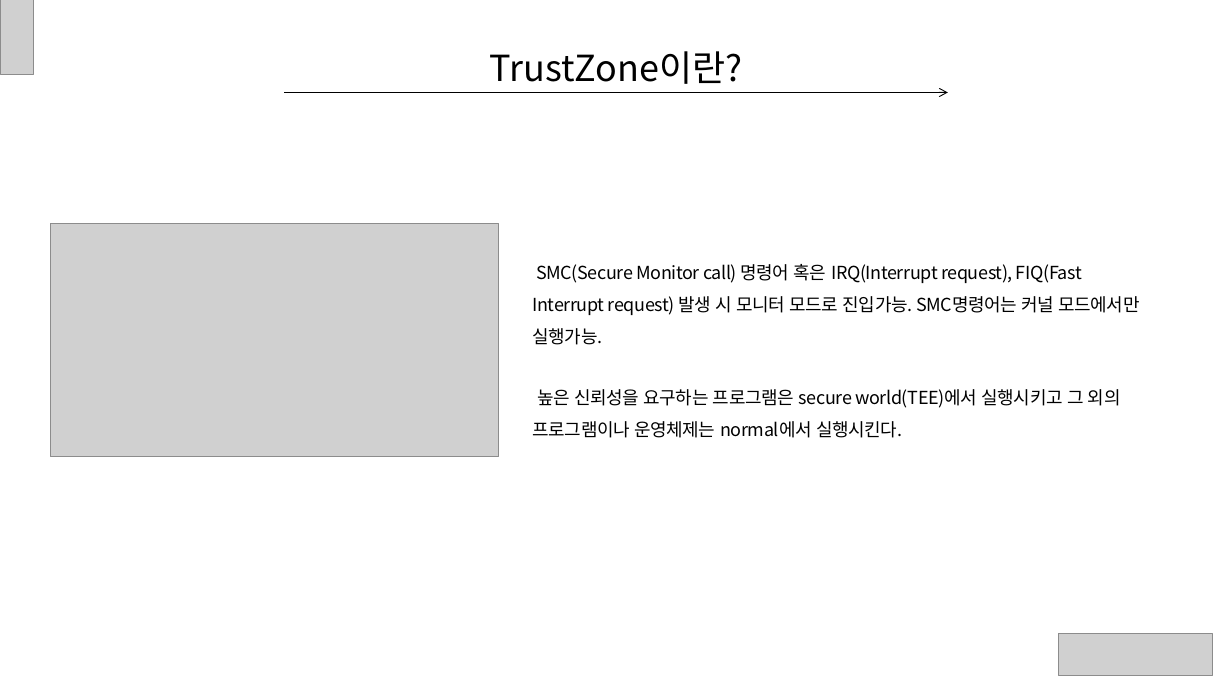
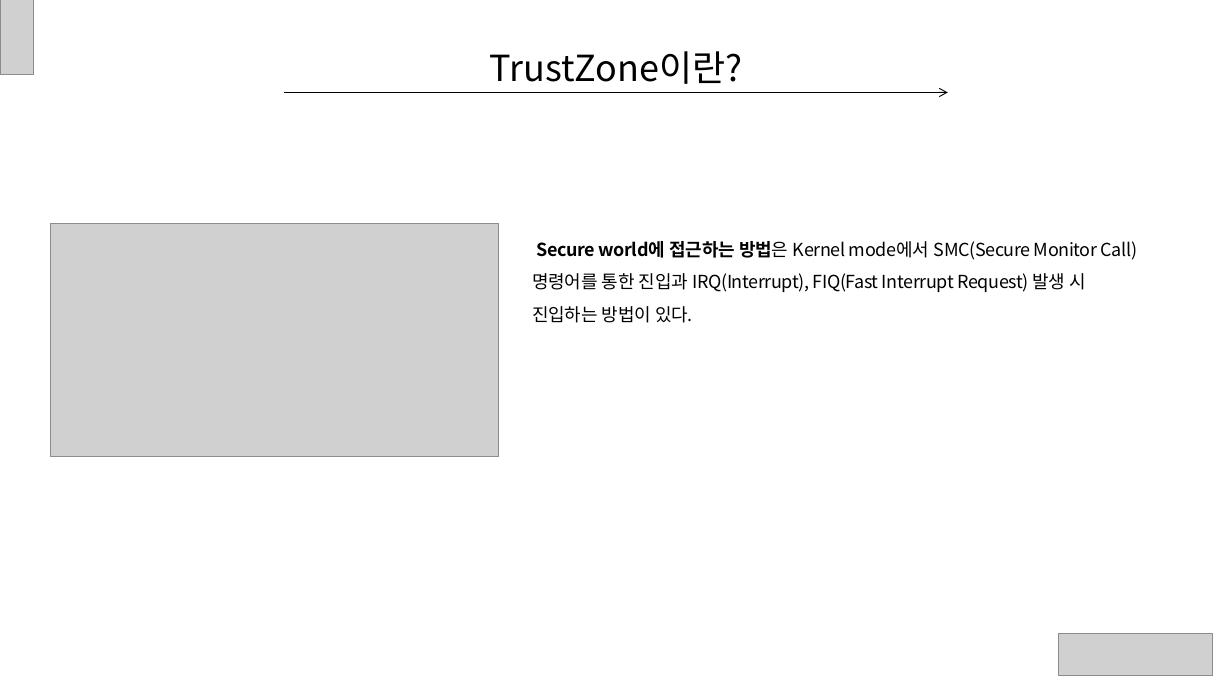
Before and after one commit to ryusangwon/Arm-Trustzone, a slide deck: slide 10 of Trustzone.pptx. Drawn at 1232x693 pixels with LibreOffice and Linux fonts; fonts in the diff are those of the drawing; grey boxes stand for pictures. Boxes give left, top, right and bottom in pixels: in the first picture for what was removed or moved away, otherwise in the second. Text is boxed around its words. In the diff, an @@ line names an element or a change of style, - is before the commit and + after.

```diff
--- a/Trustzone.pptx
+++ b/Trustzone.pptx
@@ text at bbox=[533, 241, 1137, 323]: text changed @@
-SMC(Secure Monitor call) 명령어 혹은 IRQ(Interrupt request), FIQ(Fast Interrupt request) 발생 시 모니터 모드로 진입가능. SMC명령어는 커널 모드에서만 실행가능.
+Secure world에 접근하는 방법은 Kernel mode에서 SMC(Secure Monitor Call) 명령어를 통한 진입과 IRQ(Interrupt), FIQ(Fast Interrupt Request) 발생 시 진입하는 방법이 있다.
@@ text removed at bbox=[533, 389, 1121, 438] @@
-높은 신뢰성을 요구하는 프로그램은 secure world(TEE)에서 실행시키고 그 외의 프로그램이나 운영체제는 normal에서 실행시킨다.
```
Also in this commit, not shown: 11 other slides changed, 1 slide added, 1 slide removed.
